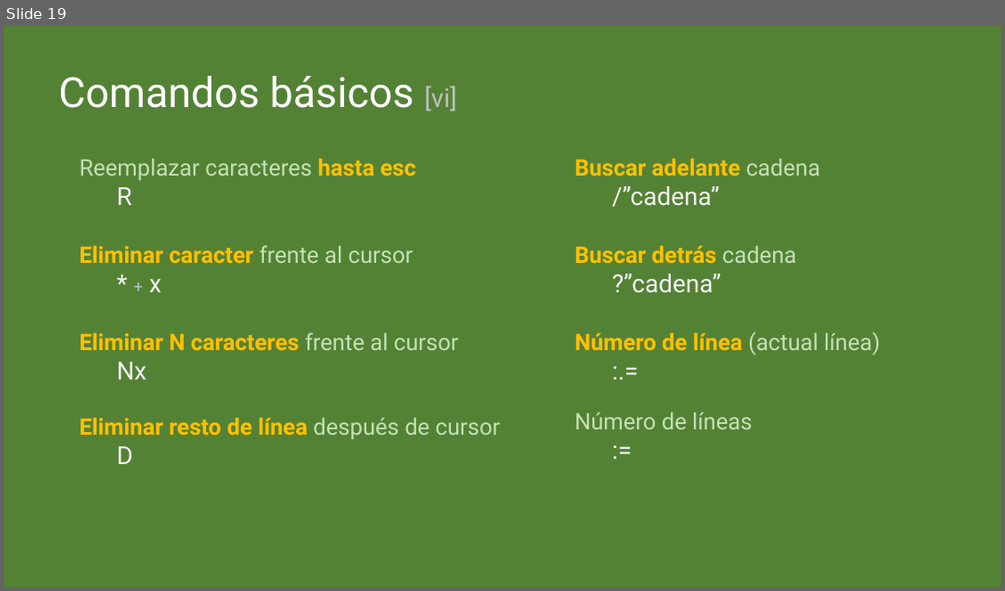
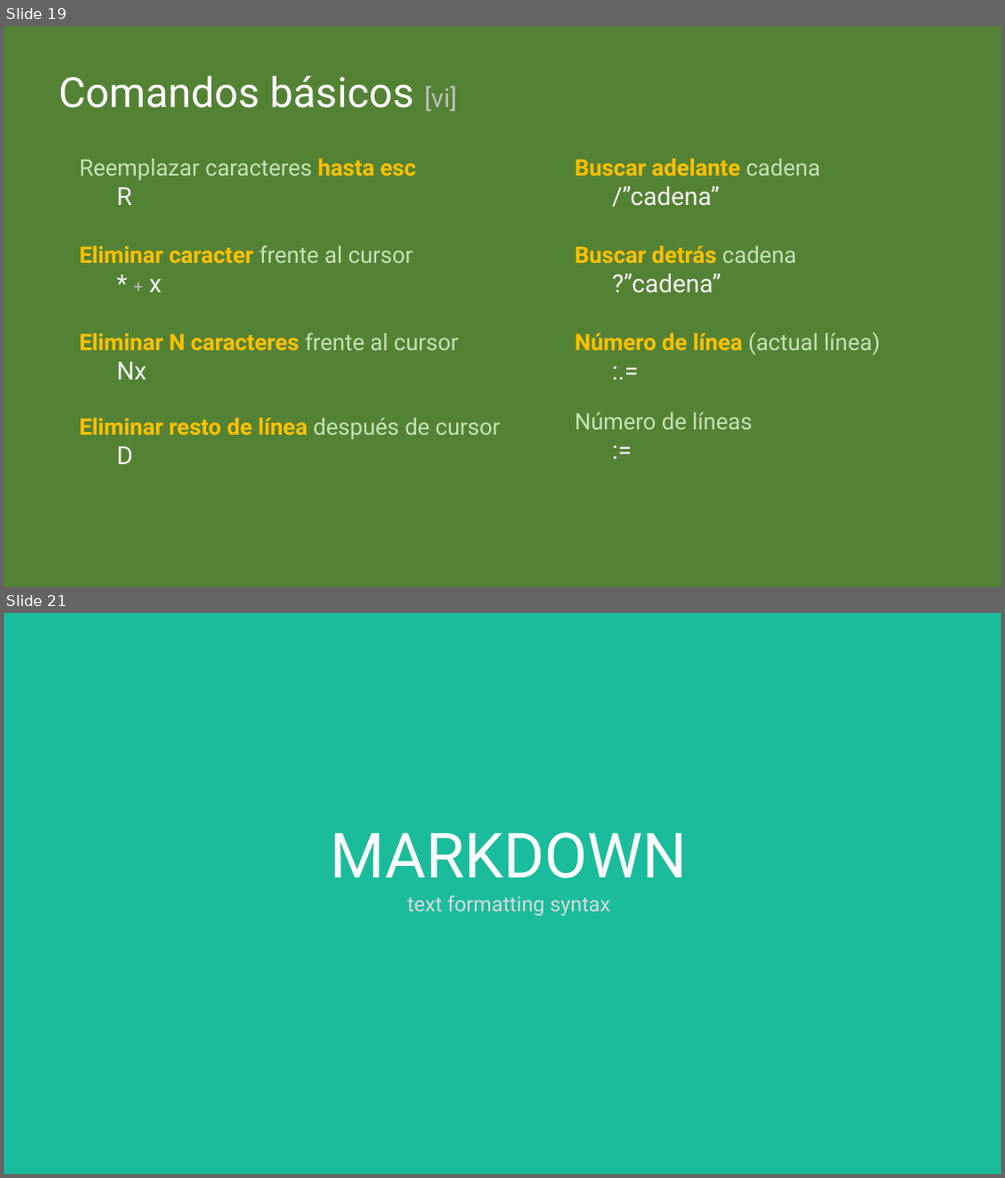
Before and after one commit to cimadev/PlaticasTalleres, a slide deck: 2017/dec_7_Git_GitHub_WorkShop/DGO.pptx. Shown one above the other, each under a label of ours: slide 19 before the commit, slides 19 and 21 after it; the slides between them are not shown. The pictures are 1005x591 and 1005x1178 pixels, drawn with LibreOffice and Linux fonts; fonts in the diff are those of the drawing. Boxes give left, top, right and bottom in pixels: in the first picture for what was removed or moved away, otherwise in the second. Text is boxed around its words. In the diff, an @@ line names an element or a change of style, - is before the commit and + after.

Commit message:
Markdown activity done

```diff
--- a/2017/dec_7_Git_GitHub_WorkShop/DGO.pptx
+++ b/2017/dec_7_Git_GitHub_WorkShop/DGO.pptx
@@ slide 21 added at [4,613,1001,1174], background #1ABC9C @@
@@ text added at [331,832,687,916], 20 pt, text #D9D9D9 @@
+MARKDOWN
+text formatting syntax
```
Also in this commit, not shown: 1 slide changed, 6 other slides added, 1 slide removed.
